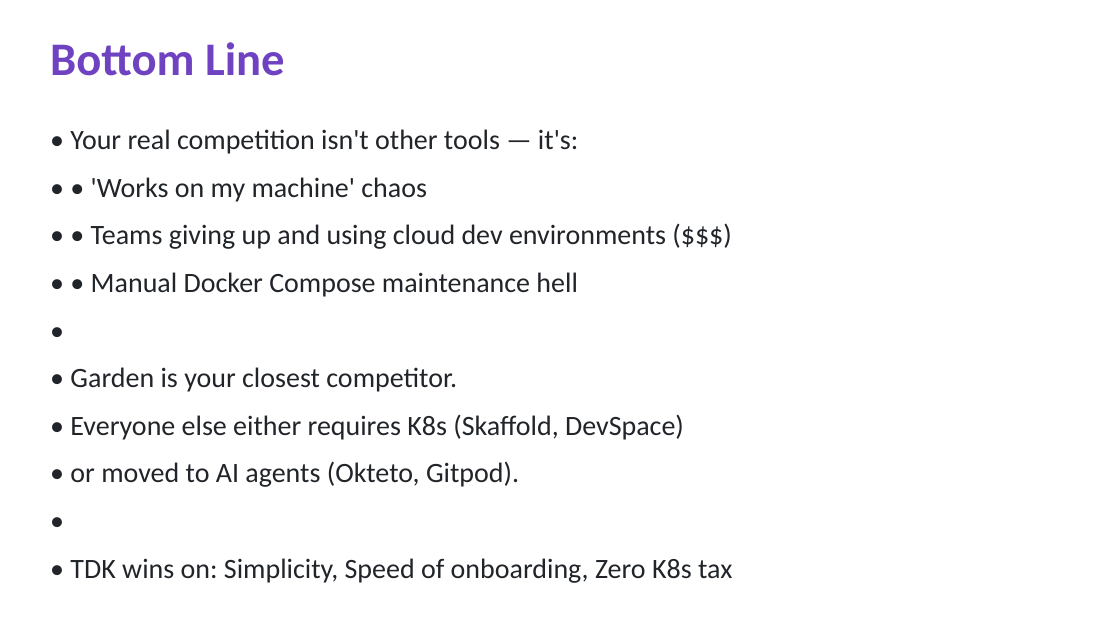
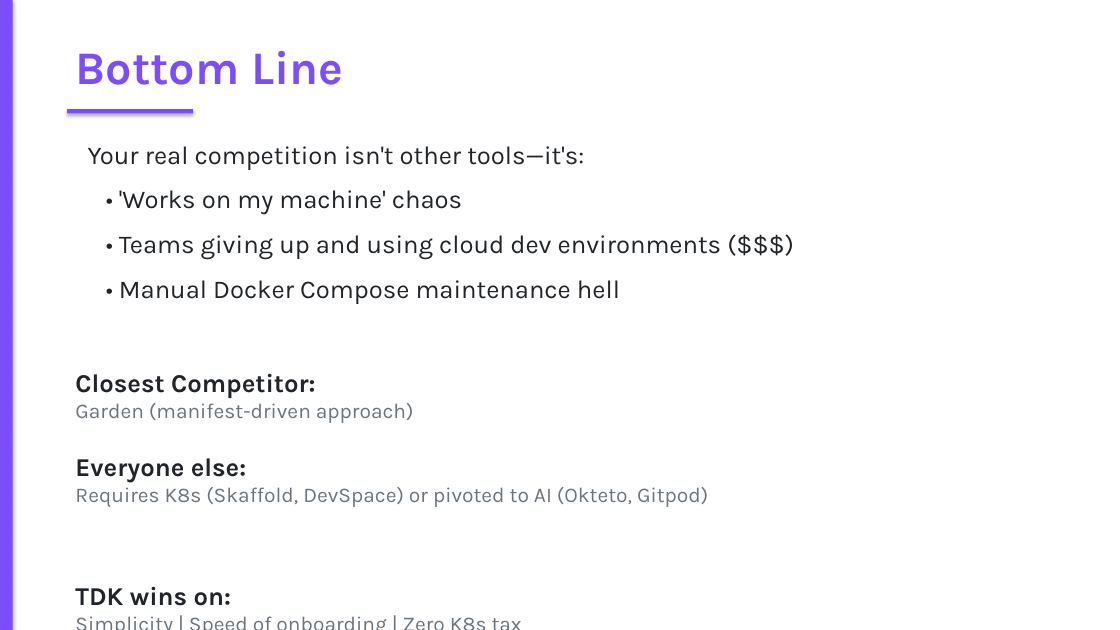
Before and after one commit to AK-Lmn/tdk-cli-core, a slide deck: slide 11 of TDK_CLI_Competitive_Positioning.pptx. Drawn at 1120x630 pixels with LibreOffice and Linux fonts; fonts in the diff are those of the drawing. Boxes give left, top, right and bottom in pixels: in the first picture for what was removed or moved away, otherwise in the second. Text is boxed around its words. In the diff, an @@ line names an element or a change of style, - is before the commit and + after.

Commit message:
f

```diff
--- a/TDK_CLI_Competitive_Positioning.pptx
+++ b/TDK_CLI_Competitive_Positioning.pptx
@@ rectangle added at [0,0,1120,630], fill #FFFFFF @@
@@ rectangle added at [0,0,13,630], fill #7C4DFF @@
@@ text "Bottom Line": place and size @@
-text "Bottom Line" at [50,42,285,76]
+text "Bottom Line" at [75,51,343,85]
@@ text "Bottom Line" at [75,51,343,85]: font Calibri to Karla, text colour #6F42C1 to #7C4DFF @@
@@ rectangle added at [67,109,193,113], fill #7C4DFF @@
@@ text at [75,146,722,606]: text changed; size 24 to 22 pt; font Calibri to Karla @@
-• Your real competition isn't other tools — it's:
-• • 'Works on my machine' chaos
-• • Teams giving up and using cloud dev environments ($$$)
-• • Manual Docker Compose maintenance hell
-•
-• Garden is your closest competitor.
-• Everyone else either requires K8s (Skaffold, DevSpace)
-• or moved to AI agents (Okteto, Gitpod).
-•
-• TDK wins on: Simplicity, Speed of onboarding, Zero K8s tax
+Your real competition isn't other tools—it's:
+• 'Works on my machine' chaos
+• Teams giving up and using cloud dev environments ($$$)
+• Manual Docker Compose maintenance hell
+Closest Competitor:
+Garden (manifest-driven approach)
+Everyone else:
+Requires K8s (Skaffold, DevSpace) or pivoted to AI (Okteto, Gitpod)
+TDK wins on:
+Simplicity | Speed of onboarding | Zero K8s tax
```
Also in this commit, not shown: 11 other slides changed.
